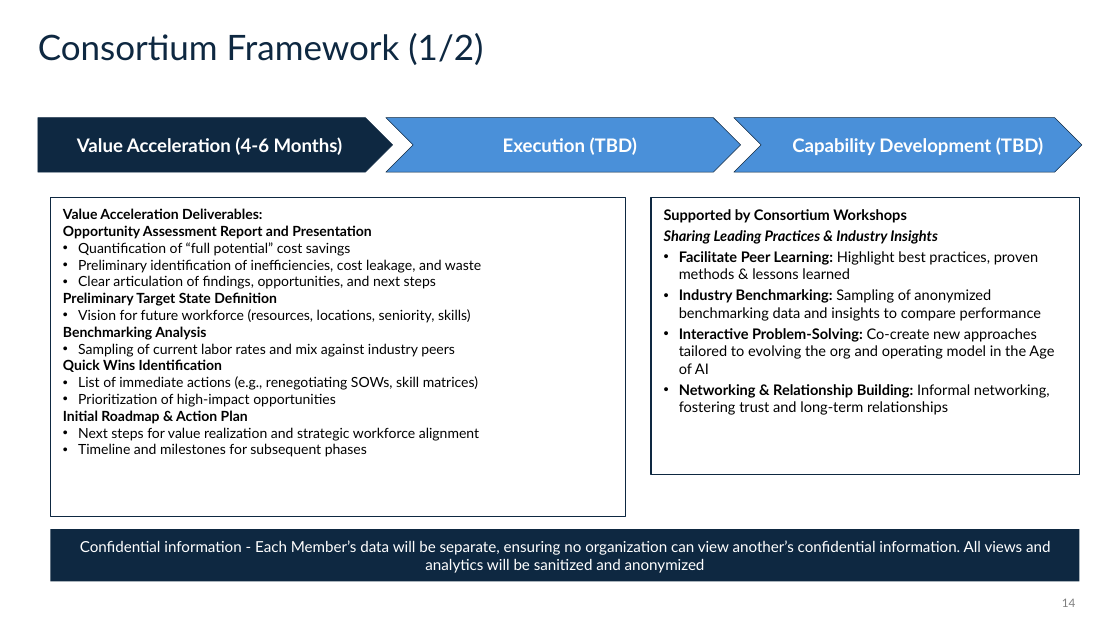
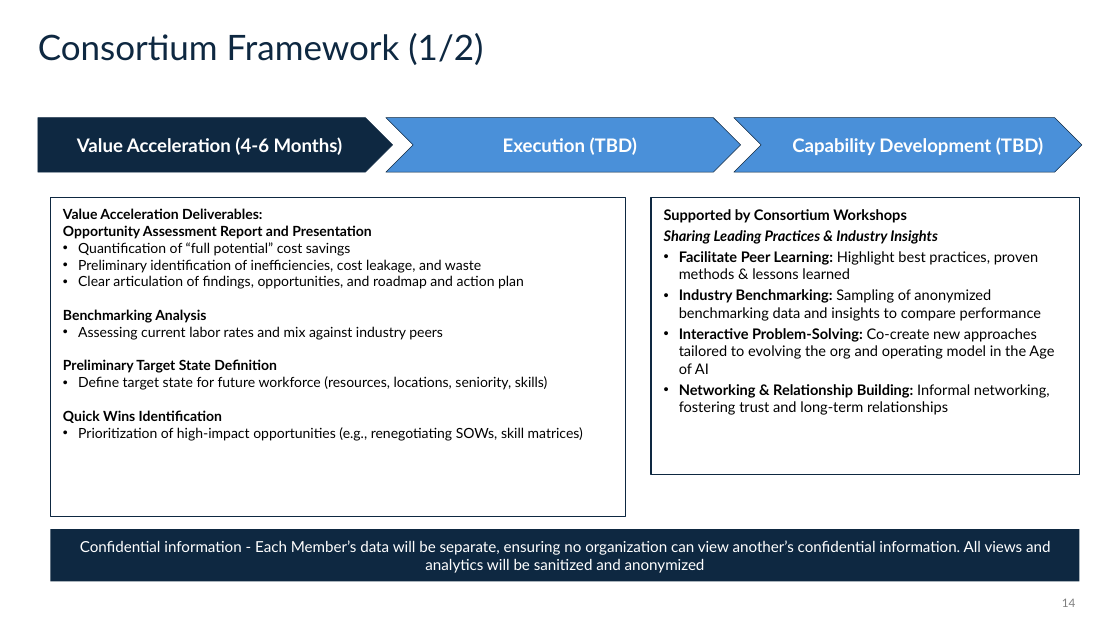
Before and after one commit to kylemac7807/twm-platform, a slide deck: slide 14 of docs/story/twm-pitch-deck-v2.pptx. Drawn at 1120x630 pixels with LibreOffice and Linux fonts; fonts in the diff are those of the drawing. Boxes give left, top, right and bottom in pixels: in the first picture for what was removed or moved away, otherwise in the second. Text is boxed around its words. In the diff, an @@ line names an element or a change of style, - is before the commit and + after.

```diff
--- a/docs/story/twm-pitch-deck-v2.pptx
+++ b/docs/story/twm-pitch-deck-v2.pptx
@@ text at (63, 275, 524, 340): text changed @@
-• Clear articulation of findings, opportunities, and next steps
+• Clear articulation of findings, opportunities, and roadmap and action plan
+Benchmarking Analysis
+• Assessing current labor rates and mix against industry peers
@@ text at (78, 376, 548, 390): text changed @@
-• Vision for future workforce (resources, locations, seniority, skills)
-Benchmarking Analysis
-• Sampling of current labor rates and mix against industry peers
+• Define target state for future workforce (resources, locations, seniority, skills)
@@ text at (78, 427, 583, 441): text changed @@
-• List of immediate actions (e.g., renegotiating SOWs, skill matrices)
-• Prioritization of high-impact opportunities
-Initial Roadmap & Action Plan
-• Next steps for value realization and strategic workforce alignment
-• Timeline and milestones for subsequent phases
+• Prioritization of high-impact opportunities (e.g., renegotiating SOWs, skill matrices)
```
Also in this commit, not shown: 13 other slides changed.
